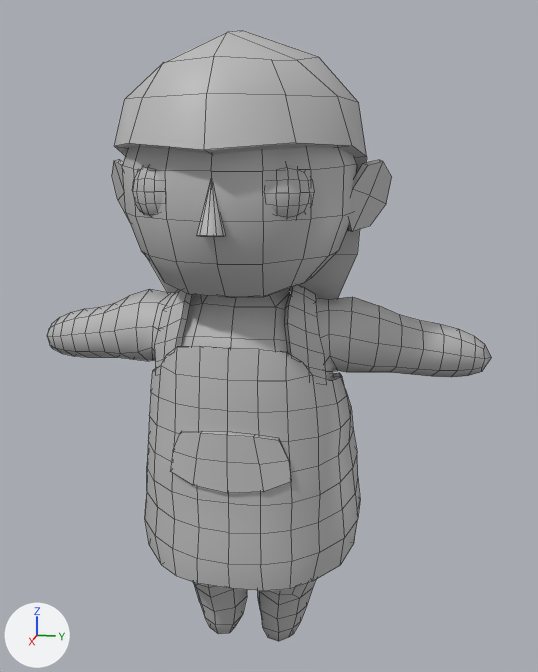
The FBX model project/Assets/Models/PlayerCharacter_Tealah.fbx, before and after one commit.
Rendered twice from a 50 mm lens placed at (1.98, 0.452, 1.453), pointed at (0.01, 0.058, 0.961). Arrows for +X, +Y and +Z are at lower left; the lights stay in place. Mesh edges are drawn as thin lines. Where no turn or scale is listed for an object, it has been applied to the vertices.

The older version as bpy lines, for what is in view:
```python
me_mesh = bpy.data.meshes.new('Mesh')
me_mesh.from_pydata(...)  # 1442 vertices, 1412 faces; spans x -0.33..0.42, y -0.66..0.66, z 0.0..1.75
me_mesh.materials.append(mat_m_playercharacter)  # grey #bcbcbc
# before: 756 (-0.12, -0.16, 0.8), 757 (-0.1, -0.18, 0.82), 758 (-0.15, -0.14, 0.79), 807 (-0.11, -0.16, 0.8), 808 (-0.09, -0.18, 0.81)
# before: 809 (-0.13, -0.13, 0.79), 1078 (0.05, -0.24, 0.88), 1124 (0.0, -0.22, 0.91), 1244 (0.06, -0.28, 0.88) at pixel (148, 361), 1248 (0.08, -0.26, 0.89) at pixel (152, 360)
# before: 858 (-0.12, 0.17, 0.8), 859 (-0.1, 0.19, 0.82), 860 (-0.15, 0.14, 0.79), 909 (-0.11, 0.16, 0.8), 910 (-0.09, 0.18, 0.81)
# before: 911 (-0.13, 0.14, 0.79), 1265 (0.05, 0.24, 0.88) at pixel (332, 371), 1311 (0.0, 0.22, 0.91), 1431 (0.06, 0.28, 0.88) at pixel (346, 372), 1435 (0.08, 0.26, 0.89) at pixel (337, 370)
ob_tealah = bpy.data.objects.new('Tealah', me_mesh)
ob_tealah.location = (0.0, 0.0, 0.0)
```
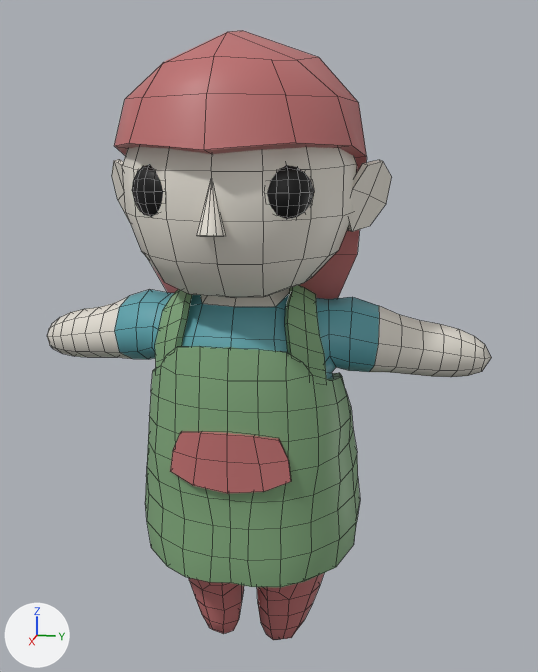
Pixel boxes [x1, y1, x2, y2] of what changed, in the pictures (538 x 672 px; the box of a moved part takes in the faces that stretch with it):
'Tealah', reshaped
    before: [47, 30, 491, 642]
    after: [47, 30, 491, 640]
part 1 of me_mesh, moved or reshaped
    before: [145, 425, 360, 642]
    after: [145, 425, 360, 640]
part 2 of me_mesh, built on
    before: [121, 347, 156, 361]
    after: [120, 347, 155, 359]
part 3 of me_mesh, built on
    before: [325, 356, 373, 379]
    after: [325, 356, 374, 379]
part 4 of me_mesh, recoloured
    both: [47, 30, 491, 494]

The edits, one by one:
Picture 'Tealah_D2.png' (img_tealah_d2_png) is new.
Material 'Tealah_M' (mat_tealah_m) is new.
Its texture is img_tealah_d2_png.
me_mesh is used by ob_tealah; location (0.0, 0.0, 0.0).
Verts and faces of me_mesh; kept vertices keep their numbers, new ones are numbered from 1442.
me_mesh had 1442 vertices, 1412 faces and spanned x -0.33..0.42, y -0.66..0.66, z 0.0..1.75.
me_mesh now has 1466 vertices, 1436 faces and spans x -0.33..0.42, y -0.66..0.66, z 0.0..1.75.
Part 1, on me_mesh:
2 vertices are removed from x 0.06..0.1, y -0.1..0.11, z 0.07..0.21.
21 faces are deleted.
8 vertices in x 0.1..0.17, y 0.18..0.28, z 0.34..0.51 move by (0.01, -0.01, 0.0).
7 vertices in x -0.04..0.24, y -0.06..0.23, z 0.03..0.58 move by (0.0, -0.02, 0.0).
7 vertices in x 0.0..0.02, y -0.32..0.32, z 0.02..0.52 move by (0.02, 0.0, 0.0).
7 vertices in x 0.1..0.17, y -0.28..-0.18, z 0.34..0.51 move by (0.01, 0.01, 0.0).
6 vertices in x -0.04..0.23, y -0.23..0.06, z 0.03..0.58 move by (0.0, 0.02, 0.0).
6 vertices in x -0.04..0.2, y -0.23..0.09, z 0.02..0.5 move by (0.01, 0.02, 0.0).
168 vertices move from x -0.18..0.27, y -0.31..0.31, z 0.02..0.66 to x -0.17..0.25, y -0.31..0.31, z 0.02..0.67.
2 vertices are added at (0.06, -0.04, 0.22), (0.06, 0.04, 0.22).
21 new faces join them.
Part 2, on me_mesh:
Faces deleted: (756, 807, 808, 757), (756, 758, 809, 807).
Vertex 1078 moves to (0.05, -0.24, 0.88).
Vertex 1124 moves to (-0.01, -0.23, 0.91).
Vertex 1244 moves to (0.05, -0.28, 0.89), pixel (148, 359).
Vertex 1248 moves to (0.06, -0.25, 0.89).
New vertices 1451 to 1454 stand at vertices 758, 807, 808, 809, in that order, plus (0.01, -0.03, -0.05).
New vertex 1460 is at (-0.12, -0.19, 0.75).
New vertex 1461 is at (-0.1, -0.21, 0.77).
New vertex 1462 is at (-0.07, -0.23, 0.7).
New vertex 1463 is at (-0.09, -0.22, 0.69).
New vertex 1464 is at (-0.11, -0.19, 0.68).
New vertex 1465 is at (-0.1, -0.22, 0.69).
New vertex 1466 is at (-0.08, -0.24, 0.71).
New vertex 1467 is at (-0.13, -0.19, 0.68).
New faces: (807, 808, 1453, 1452), (807, 1452, 1454, 809), (756, 1460, 1461, 757), (756, 758, 1451, 1460), (757, 1461, 1453, 808), (758, 809, 1454, 1451).
New faces: (1452, 1453, 1462, 1463), (1452, 1463, 1464, 1454), (1460, 1465, 1466, 1461), (1451, 1467, 1465, 1460), (1453, 1461, 1466, 1462), (1451, 1454, 1464, 1467).
New faces: (1463, 1465, 1467, 1464), (1462, 1466, 1465, 1463).
Part 3, on me_mesh:
Faces deleted: (858, 859, 910, 909), (858, 909, 911, 860).
Vertex 1265 moves to (0.05, 0.24, 0.88), pixel (331, 372).
Vertex 1311 moves to (-0.01, 0.23, 0.91).
Vertex 1431 moves to (0.05, 0.28, 0.89), pixel (348, 370).
Vertex 1435 moves to (0.06, 0.25, 0.89), pixel (336, 367).
New vertices 1442 to 1446 stand at vertices 858, 859, 860, 910, 911, in that order, plus (0.0, 0.02, -0.05).
New vertices 1447 to 1450 stand at vertices 1442, 1443, 1444, 1446, in that order, plus (0.0, 0.02, -0.05).
New vertex 1457 is at (-0.11, 0.19, 0.75).
New vertex 1458 is at (-0.11, 0.21, 0.7).
New vertex 1459 is at (-0.09, 0.23, 0.71).
New faces: (909, 1457, 1445, 910), (909, 911, 1446, 1457), (858, 859, 1443, 1442), (858, 1442, 1444, 860), (859, 910, 1445, 1443), (860, 1444, 1446, 911).
New faces: (1445, 1457, 1458, 1459), (1446, 1450, 1458, 1457), (1442, 1443, 1448, 1447), (1442, 1447, 1449, 1444), (1443, 1445, 1459, 1448), (1444, 1449, 1450, 1446).
New faces: (1447, 1448, 1459, 1458), (1447, 1458, 1450, 1449).
me_mesh part 4: 1389 faces spanning x -0.33..0.42, y -0.66..0.66, z 0.0..1.75 switch from mat_m_playercharacter (grey #bcbcbc) to mat_tealah_m (picture img_tealah_d2_png).
